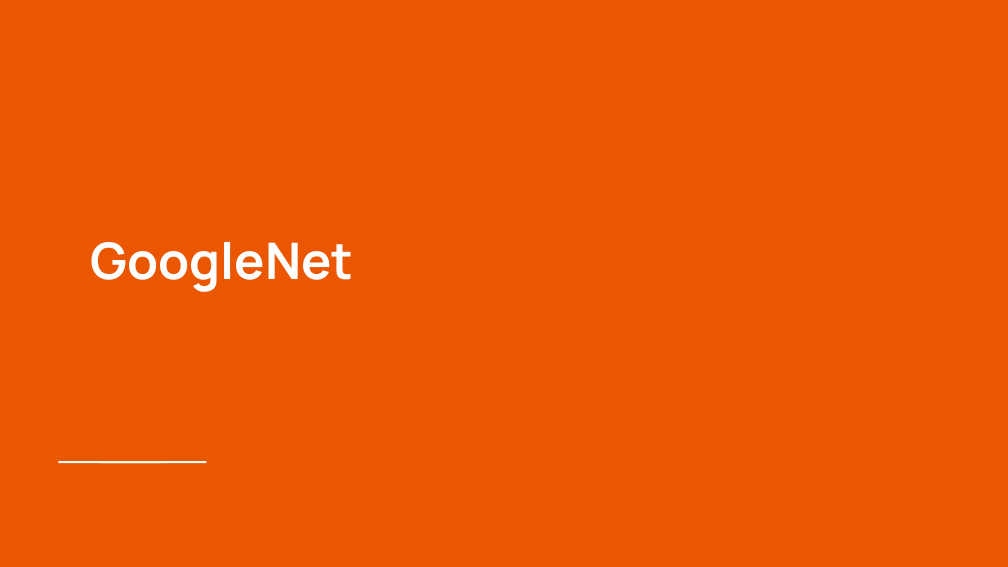
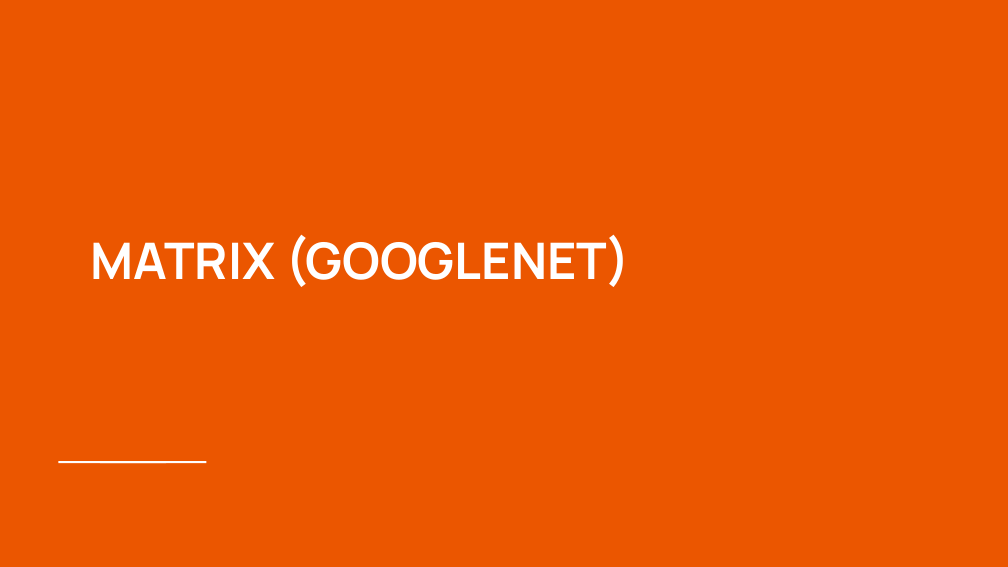
Before and after one commit to RepoGarage/federico-cv2, a slide deck: slide 20 of VISI_KOMPUTER_TRY_ALGORITHM.pptx (slide 15 before the commit). Drawn at 1008x567 pixels with LibreOffice and Linux fonts; fonts in the diff are those of the drawing. Boxes give left, top, right and bottom in pixels: in the first picture for what was removed or moved away, otherwise in the second. Text is boxed around its words. In the diff, an @@ line names an element or a change of style, - is before the commit and + after.

```diff
--- a/VISI_KOMPUTER_TRY_ALGORITHM.pptx
+++ b/VISI_KOMPUTER_TRY_ALGORITHM.pptx
@@ title at (90, 235, 630, 287): text changed @@
-GoogleNet
+MATRIX (GOOGLENET)
```
Also in this commit, not shown: 7 other slides changed, 31 slides added, 44 slides removed, 15 other files.
